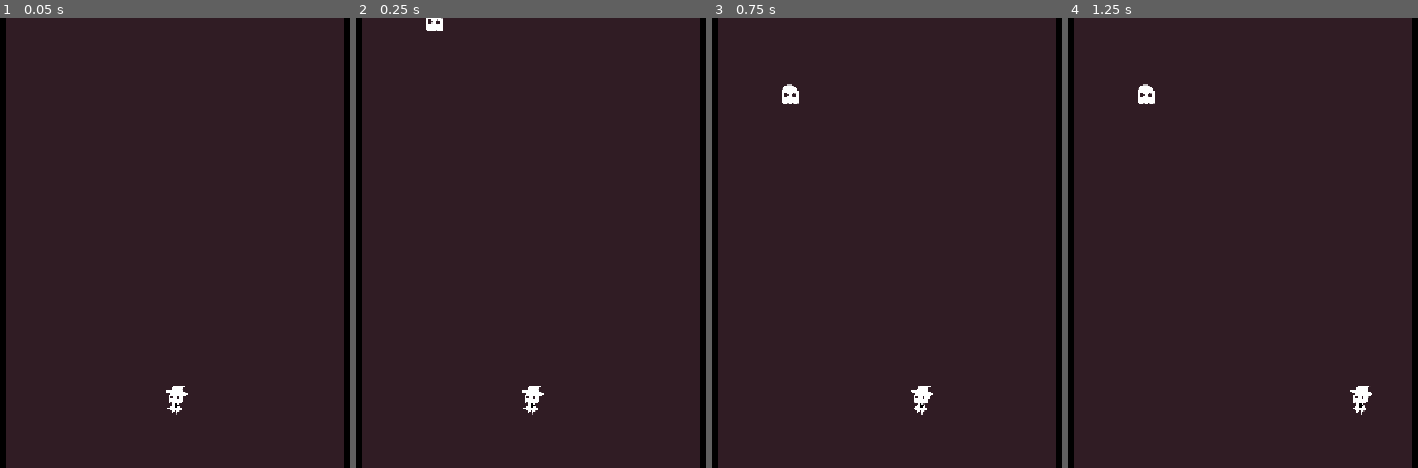
Above: before the commit, frames 1-4 (left to right).
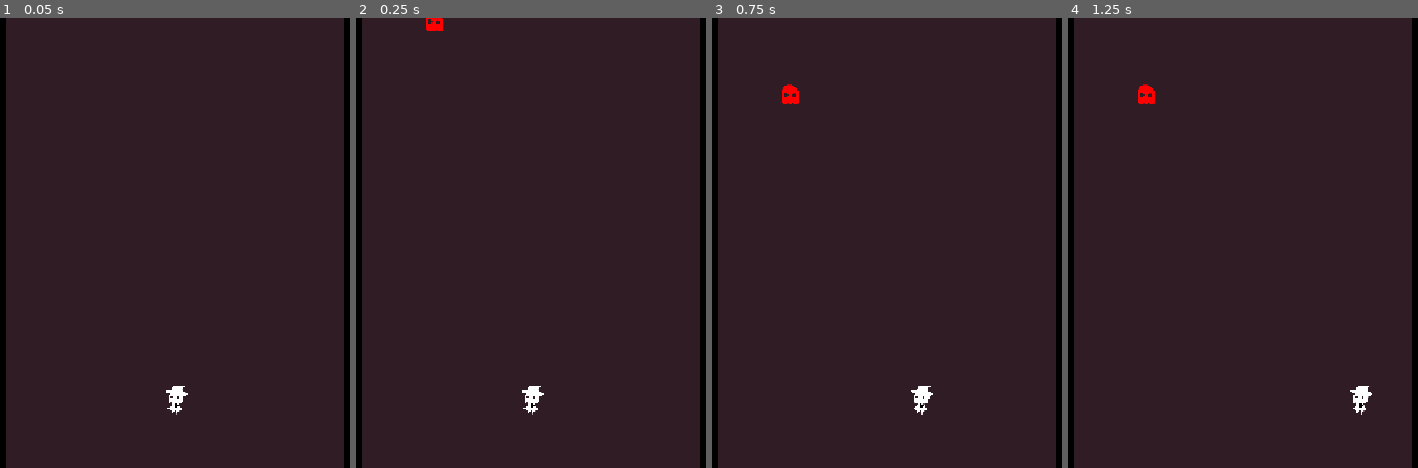
Above: after the commit, the same moments.

Repository: piksalchaos/bullet-hell
Game: Godot game, scene res://scenes/game.tscn
Same seed, same stepped clock (60 frames per second), same inputs: the game is played once before the commit and once after it.
Inputs:
- Up to frame 1 (0.05 s): no input
- Up to frame 2 (0.25 s): no input
- Up to frame 3 (0.75 s): tap Enter at 0.5 s; hold D (right) from 0.53 s (still down); hold Z (shoot) from 0.53 s (still down)
- Up to frame 4 (1.25 s): keep holding D (right); keep holding Z (shoot)

Frame 1 is identical in both runs. In frame 2, 0.1% of the frame differs, in the area x 20-25%, y 0-3%; in frame 3, 0.2%, in the area x 20-25%, y 14-20%; in frame 4, 0.2%.

Commit message:
enemies are now only hit by bullets of same color
also updated to godot 4.5

Diff:
--- a/project.godot
+++ b/project.godot
@@ -12,7 +12,7 @@
 
 config/name="Spacecat"
 run/main_scene="uid://bp24suxtg5xp5"
-config/features=PackedStringArray("4.4", "GL Compatibility")
+config/features=PackedStringArray("4.5", "GL Compatibility")
 config/icon="res://icon.svg"
 
 [autoload]
--- a/scenes/bullets/player_bullet.gd
+++ b/scenes/bullets/player_bullet.gd
@@ -1,6 +1,6 @@
 extends Area2D
 
-const RADIUS := 6.0
+const RADIUS := 16.0
 const SPEED := 1200.0
 
 @export var initial_color_id: GameProperties.COLOR_ID
@@ -19,4 +19,4 @@
 
 func _on_area_entered(area: HitboxComponent) -> void:
 	queue_free()
-	area.hit(damage)
+	area.hit(damage, color_component.color_id)
--- a/scenes/bullets/player_bullet.tscn
+++ b/scenes/bullets/player_bullet.tscn
@@ -1,11 +1,11 @@
 [gd_scene load_steps=5 format=3 uid="uid://dwiadvf7qwd20"]
 
 [ext_resource type="Script" uid="uid://b8edggpc6x8cv" path="res://scenes/bullets/player_bullet.gd" id="1_48eg6"]
-[ext_resource type="Texture2D" uid="uid://dxjbt2m3ltb5" path="res://images/player_bullet.png" id="1_om8qi"]
+[ext_resource type="PackedScene" uid="uid://dstuu3qr7iaia" path="res://scenes/drawings/circle_drawing.tscn" id="3_gdqi6"]
 [ext_resource type="PackedScene" uid="uid://xqi3gat184am" path="res://scenes/components/color_component.tscn" id="3_ttfd6"]
 
 [sub_resource type="CircleShape2D" id="CircleShape2D_ttfd6"]
-radius = 9.0
+radius = 16.0
 
 [node name="PlayerBullet" type="Area2D"]
 z_index = -1
@@ -13,13 +13,12 @@
 collision_mask = 2
 script = ExtResource("1_48eg6")
 
-[node name="Sprite2D" type="Sprite2D" parent="."]
-scale = Vector2(0.35, 0.35)
-texture = ExtResource("1_om8qi")
-
 [node name="CollisionShape2D" type="CollisionShape2D" parent="."]
 shape = SubResource("CircleShape2D_ttfd6")
 
 [node name="ColorComponent" parent="." instance=ExtResource("3_ttfd6")]
 
+[node name="CircleDrawing" parent="." instance=ExtResource("3_gdqi6")]
+radius = 16.0
+
 [connection signal="area_entered" from="." to="." method="_on_area_entered"]
--- a/scenes/components/hitbox_component.gd
+++ b/scenes/components/hitbox_component.gd
@@ -1,7 +1,8 @@
 class_name HitboxComponent extends Area2D
 
 @export var health_component: HealthComponent
+@export var color_id: GameProperties.COLOR_ID
 
-func hit(damage: int):
-	if not health_component: return
+func hit(damage: int, bullet_color_id: GameProperties.COLOR_ID):
+	if not health_component or color_id != bullet_color_id: return
 	health_component.attack(damage)
--- a/scenes/entities/enemies/ghost_enemy.gd
+++ b/scenes/entities/enemies/ghost_enemy.gd
@@ -3,11 +3,14 @@
 const GHOST_BULLET = preload("res://scenes/bullets/ghost_bullet.tscn")
 const TWEEN_DURATION := 0.75
 @onready var bullet_timer: Timer = $BulletTimer
+@onready var color_component: ColorComponent = $ColorComponent
 
 @export var starting_position: Vector2
+@export var initial_color_id: GameProperties.COLOR_ID
 
 func _ready() -> void:
 	change_position(starting_position)
+	color_component.color_id = initial_color_id
 
 func change_position(new_position: Vector2) -> void:
 	bullet_timer.stop()
--- a/scenes/entities/enemies/ghost_enemy.tscn
+++ b/scenes/entities/enemies/ghost_enemy.tscn
@@ -1,9 +1,10 @@
-[gd_scene load_steps=6 format=3 uid="uid://dgmdfxt0ngpi6"]
+[gd_scene load_steps=7 format=3 uid="uid://dgmdfxt0ngpi6"]
 
 [ext_resource type="Script" uid="uid://ynoen8cogpu6" path="res://scenes/entities/enemies/ghost_enemy.gd" id="1_h5v6m"]
 [ext_resource type="Texture2D" uid="uid://ckansyr46u7rk" path="res://images/ghost_placeholder.png" id="2_b7aru"]
 [ext_resource type="PackedScene" uid="uid://m6r4ofi4qdxx" path="res://scenes/components/hitbox_component.tscn" id="3_h2v7a"]
 [ext_resource type="PackedScene" uid="uid://djgvpk2hk284t" path="res://scenes/components/health_component.tscn" id="4_462g3"]
+[ext_resource type="PackedScene" uid="uid://xqi3gat184am" path="res://scenes/components/color_component.tscn" id="5_chsm8"]
 
 [sub_resource type="CircleShape2D" id="CircleShape2D_defa4"]
 radius = 14.0
@@ -26,4 +27,6 @@
 [node name="BulletTimer" type="Timer" parent="."]
 wait_time = 0.6
 
+[node name="ColorComponent" parent="." instance=ExtResource("5_chsm8")]
+
 [connection signal="timeout" from="BulletTimer" to="." method="_on_bullet_timer_timeout"]
